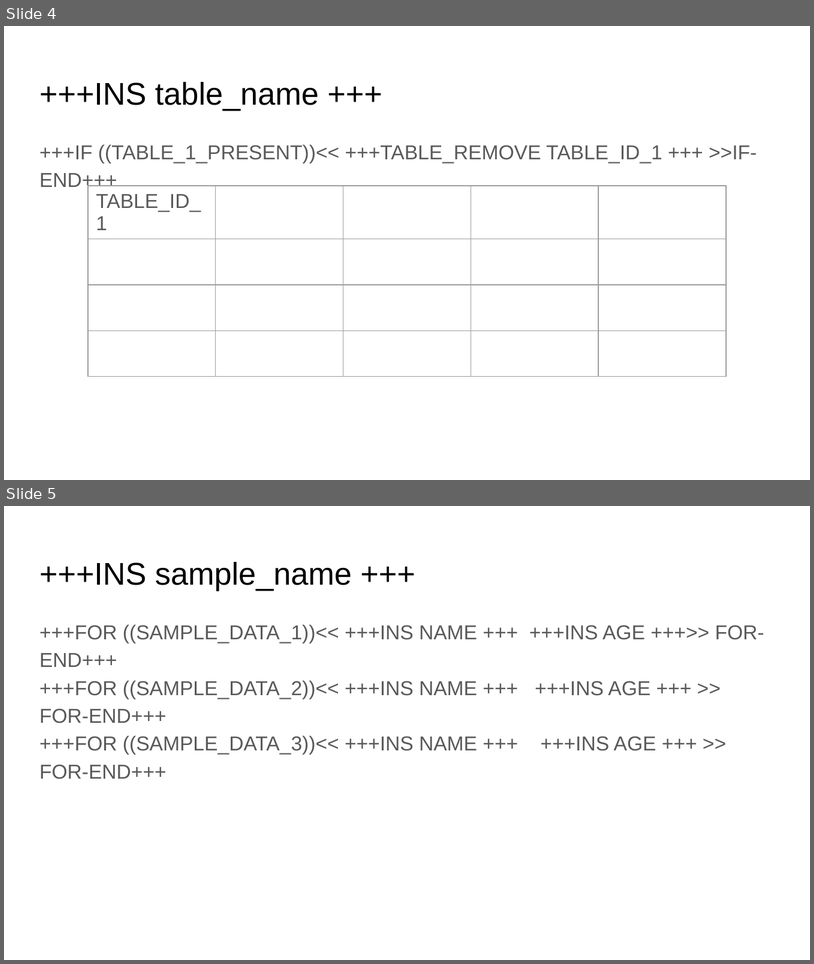
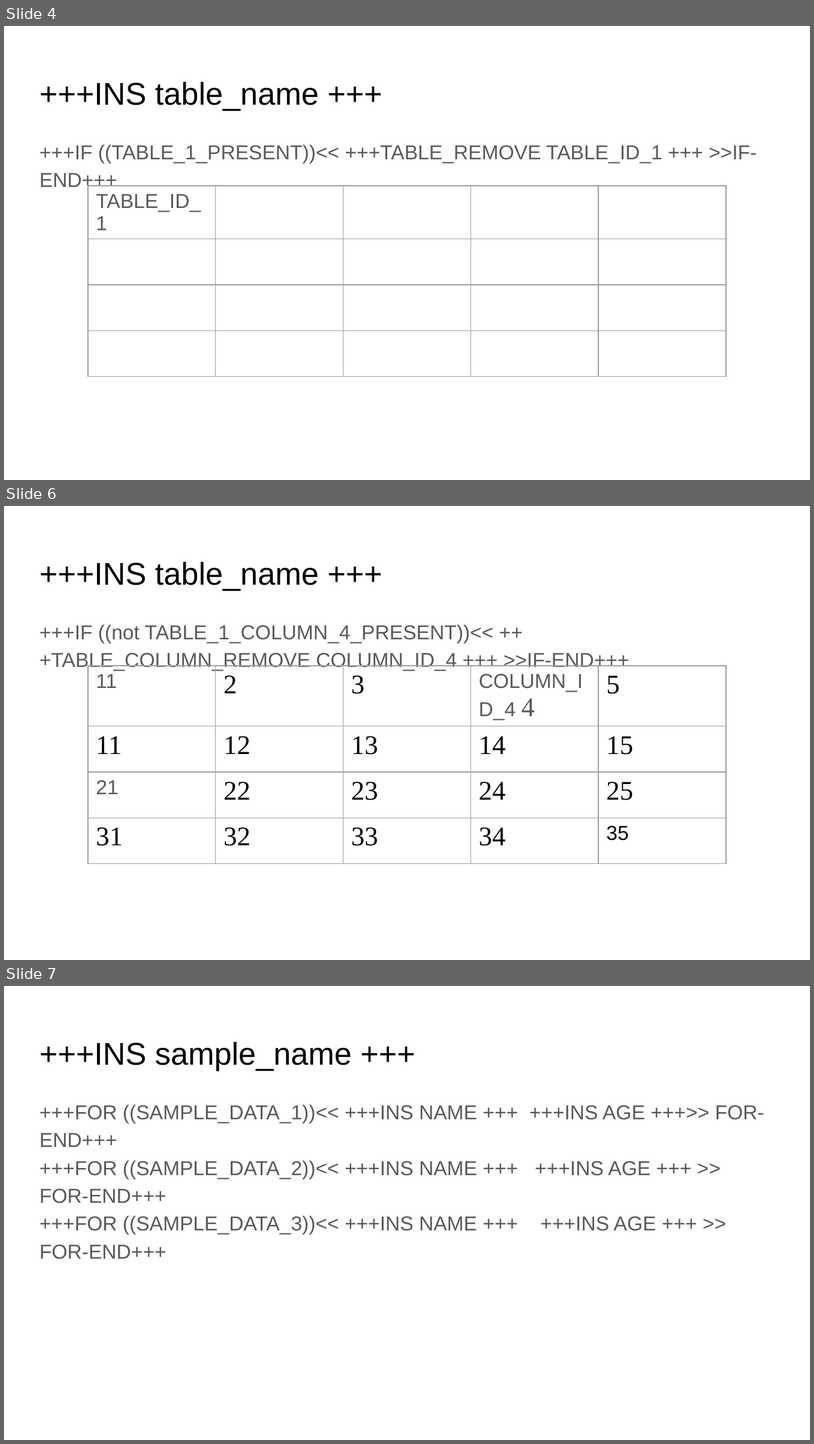
Before and after one commit to GayashanSameera/PythonPPTXGen, a slide deck: input_2.pptx. Shown one above the other, each under a label of ours: slides 4 and 5 before the commit, slides 4, 6 and 7 after it; the slides between them are not shown. The pictures are 814x964 and 814x1444 pixels, drawn with LibreOffice and Linux fonts; fonts in the diff are those of the drawing. Boxes give left, top, right and bottom in pixels: in the first picture for what was removed or moved away, otherwise in the second. Text is boxed around its words. In the diff, an @@ line names an element or a change of style, - is before the commit and + after.

Commit message:
table operations and remove extra slides

```diff
--- a/input_2.pptx
+++ b/input_2.pptx
@@ slide 6 added at bbox=[4, 506, 810, 960], background #FFFFFF @@
@@ text added at bbox=[39, 562, 319, 591], 28 pt, text #000000 @@
++++INS table_name +++
@@ text added at bbox=[39, 624, 630, 670], 18 pt, text #595959 @@
++++IF ((not TABLE_1_COLUMN_4_PRESENT))<< +++TABLE_COLUMN_REMOVE COLUMN_ID_4 +++ >>IF-END+++
@@ table added at bbox=[88, 666, 725, 849], 4 rows, 5 columns @@
+11 | 2 | 3 | COLUMN_ID_4 4 | 5
+11 | 12 | 13 | 14 | 15
+21 | 22 | 23 | 24 | 25
+31 | 32 | 33 | 34 | 35
@@ what was slide 5 is now slide 7 @@
```
Also in this commit, not shown: 1 other slide added, 5 other files.
